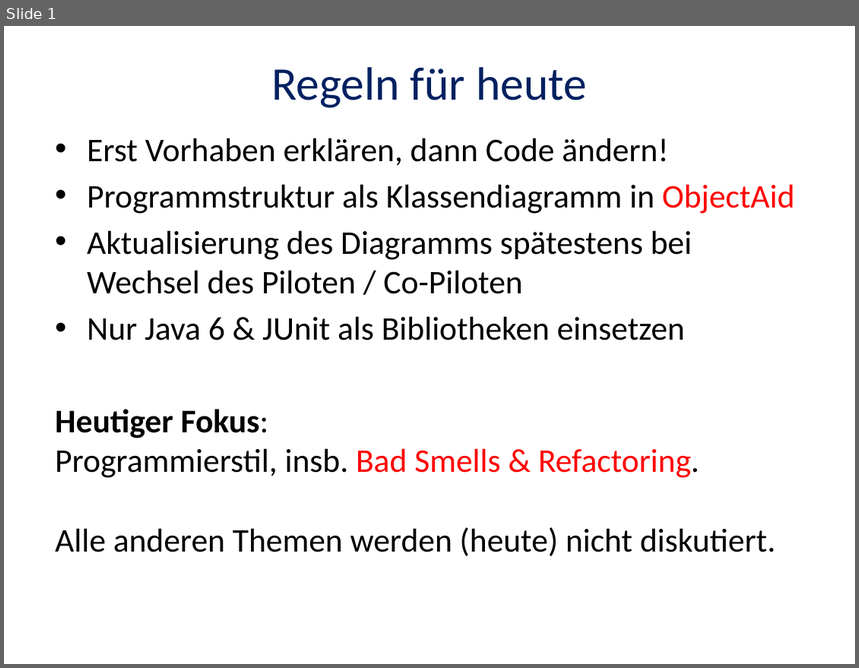
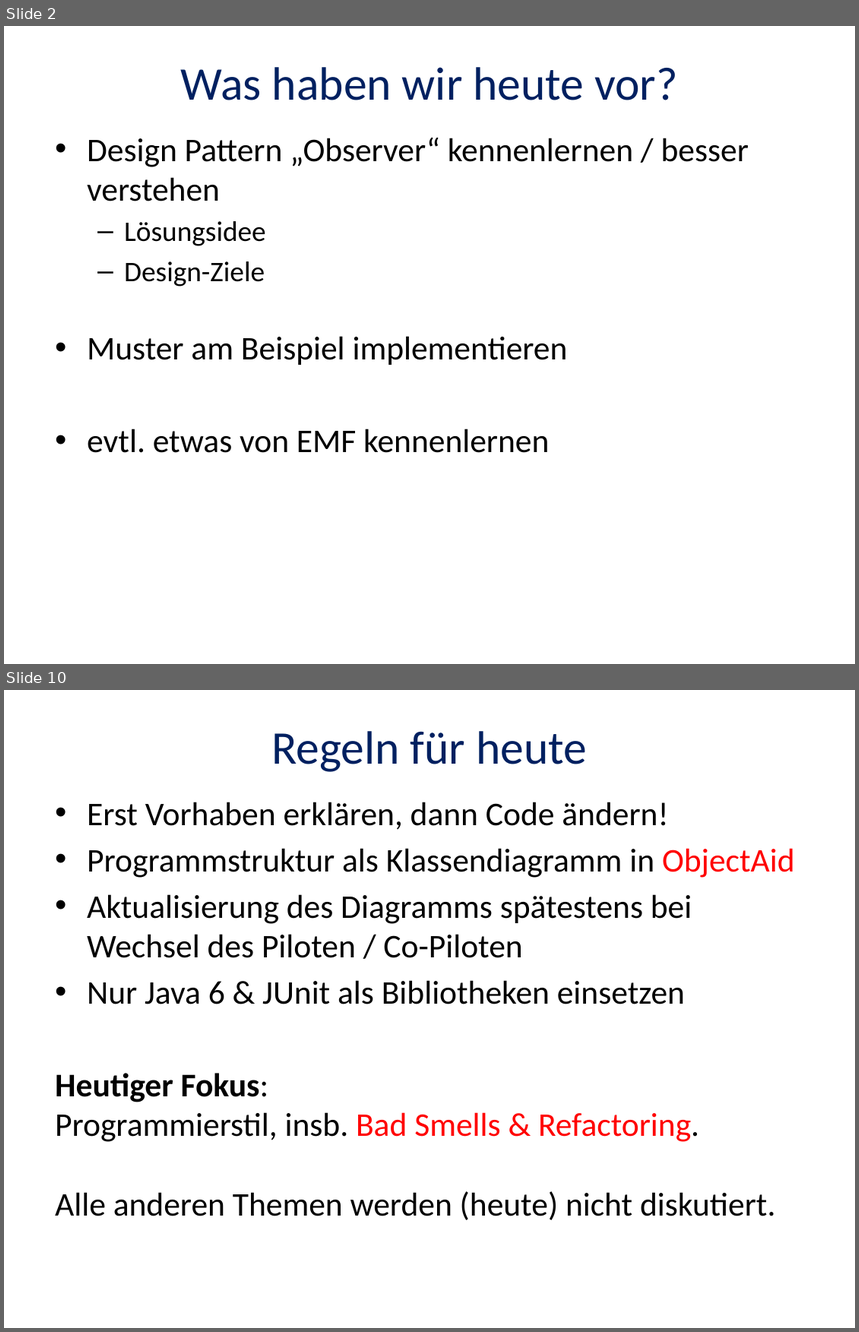
Before and after one commit to itbastian/CodingDojoDPA, a slide deck: Observer/Coding-Dojo-2015-05-06.pptx. Shown one above the other, each under a label of ours: slide 1 before the commit, slides 2 and 10 after it; the slides between them are not shown. The pictures are 859x668 and 859x1332 pixels, drawn with LibreOffice and Linux fonts; fonts in the diff are those of the drawing. Boxes give left, top, right and bottom in pixels: in the first picture for what was removed or moved away, otherwise in the second. Text is boxed around its words. In the diff, an @@ line names an element or a change of style, - is before the commit and + after.

```diff
--- a/Observer/Coding-Dojo-2015-05-06.pptx
+++ b/Observer/Coding-Dojo-2015-05-06.pptx
@@ slide 2 added at (4, 26, 855, 664), background #FFFFFF @@
@@ title added at (181, 67, 678, 100), 39.6 pt, text #002060 @@
+Was haben wir heute vor?
@@ text added at (87, 138, 749, 453), 28 pt, text #000000 @@
+• Design Pattern „Observer“ kennenlernen / besser verstehen
+  – Lösungsidee
+  – Design-Ziele
+• Muster am Beispiel implementieren
+• evtl. etwas von EMF kennenlernen
@@ what was slide 1 is now slide 10 @@
```
Also in this commit, not shown: 1 slide changed, 7 other slides added, 15 slides removed, 2 other files.
